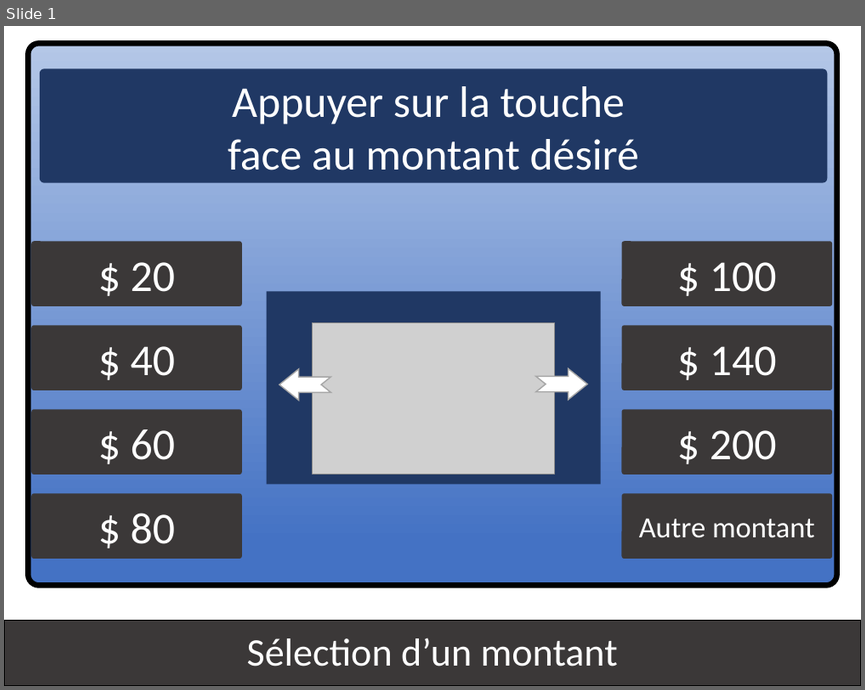
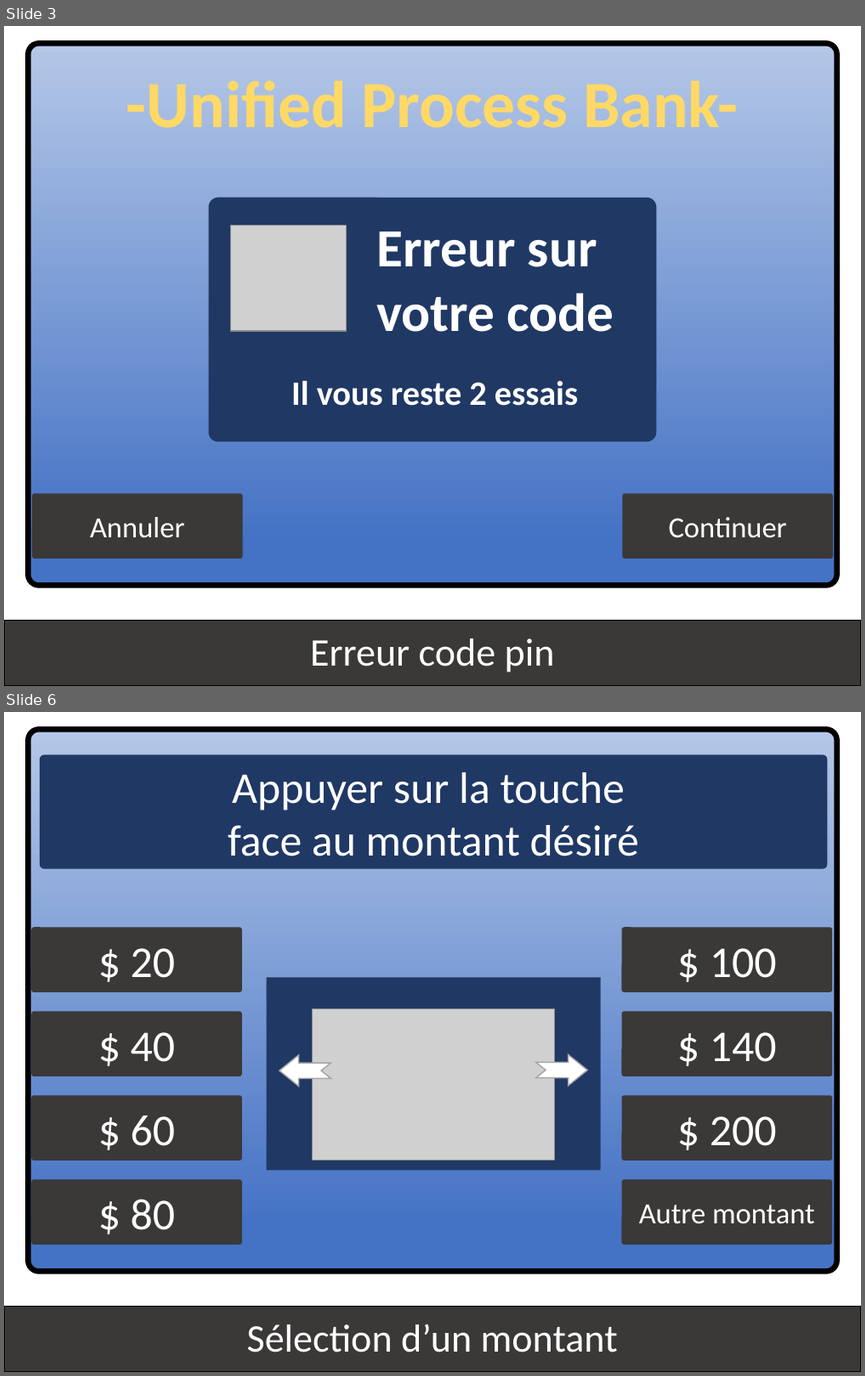
Before and after one commit to kyweez/CDA-15-APPLICATION-DESIGN, a slide deck: GAB/Version-aurelien/IHM-aurelien.pptx. Shown one above the other, each under a label of ours: slide 1 before the commit, slides 3 and 6 after it; the slides between them are not shown. The pictures are 865x690 and 865x1376 pixels, drawn with LibreOffice and Linux fonts; fonts in the diff are those of the drawing; grey boxes stand for pictures. Boxes give left, top, right and bottom in pixels: in the first picture for what was removed or moved away, otherwise in the second. Text is boxed around its words. In the diff, an @@ line names an element or a change of style, - is before the commit and + after.

```diff
--- a/GAB/Version-aurelien/IHM-aurelien.pptx
+++ b/GAB/Version-aurelien/IHM-aurelien.pptx
@@ slide 3 added at [4, 26, 861, 686], background #FFFFFF @@
@@ rounded rectangle added at [28, 44, 837, 587], fill gradient #4472C4 to #B4C7E7, outline #000000 4.5 pt @@
@@ text added at [126, 80, 738, 128], 54 pt, text #FFD966, bold @@
+-Unified Process Bank-
@@ group added at [209, 198, 656, 443]: 2 texts, 1 rounded rectangle, 1 picture @@
+Erreur sur votre code
+Il vous reste 2 essais
@@ rounded rectangle added at [32, 494, 243, 559], fill #3B3838, 24 pt, text #FFFFFF @@
+Annuler
@@ rounded rectangle added at [623, 494, 834, 559], fill #3B3838, 24 pt, text #FFFFFF @@
+Continuer
@@ rectangle added at [4, 621, 861, 686], fill #3B3838, outline #000000 0.75 pt, 32 pt, text #FFFFFF @@
+Erreur code pin
@@ what was slide 1 is now slide 6 @@
```
Also in this commit, not shown: 7 other slides added, 1 other file.
